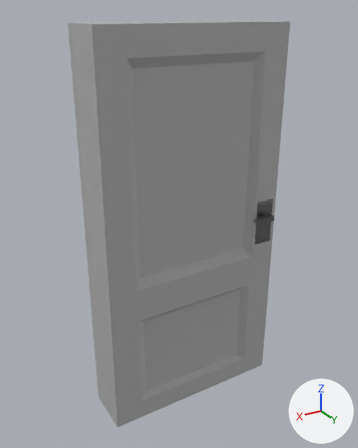
One commit to the Blender file blender/door.blend: the scene before it, then after it.
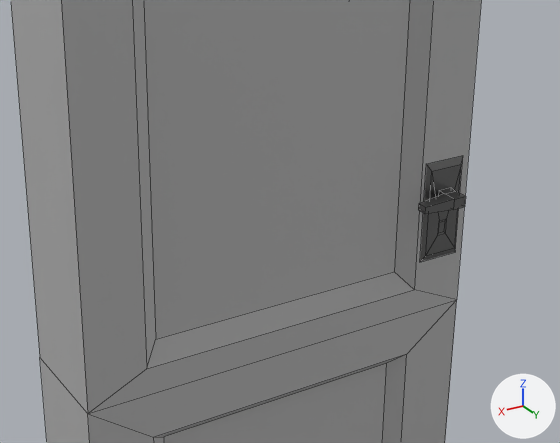
There are two pictures of each version: one whole from a 50 mm lens placed at (2.46, 3.99, 2.07), pointed at (0.04, -0.04, 0.05), one close up on the part from 20% to 88% of the width and 29% to 72% of the height. Lighting does not change. The marker at lower right points along +X, +Y and +Z. The last two pictures show the newer version. The close-ups show mesh edges as thin lines.

Script lines for the objects in view, before the commit:
```python
me_cube_001 = bpy.data.meshes.new('Cube.001')
me_cube_001.from_pydata(...)  # 44 vertices, 38 faces; spans x -0.9..0.9, y -1.08..1.05, z -0.97..0.97
me_cube_001.materials.append(mat_door)
me_cube_003 = bpy.data.meshes.new('Cube.003')
me_cube_003.from_pydata(...)  # 32 vertices, 27 faces; spans x -1.77..1.0, y -7.62..1.0, z -1.0..1.0
me_cube_003.materials.append(mat_handle)  # grey #808080
ob_door = bpy.data.objects.new('door', me_cube_001)
ob_door.location = (0.0, 0.0, 0.0)
ob_door.rotation_euler = (0.0, 0.0, 3.142)  # degrees (0, 0, 180)
ob_door.scale = (1.09, 0.25, 2.03)
ob_handle_b = bpy.data.objects.new('handle.b', me_cube_003)
ob_handle_b.location = (-0.834, 0.283, -0.005)
ob_handle_b.rotation_euler = (0.0, 0.0, 3.142)  # degrees (0, 0, 180)
ob_handle_b.scale = (0.108, 0.014, 0.247)
```
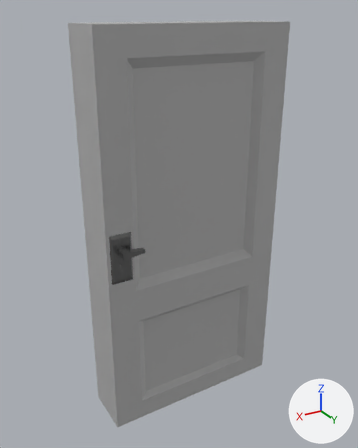
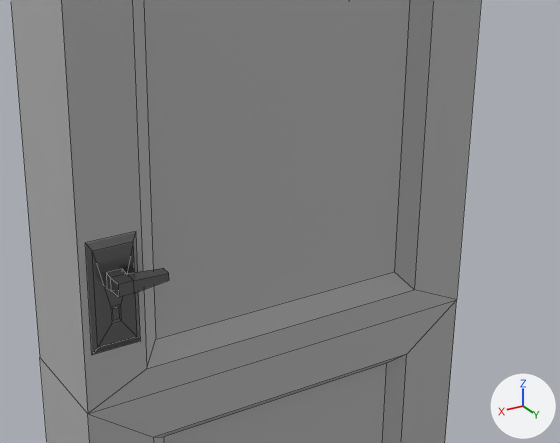
Commit message: Fixed doors

Where the newer file only moved an object's origin or applied its transform, the numbers keep the older frame.

Location of each change, [x1, y1, x2, y2] in pixels of the close-ups (560 x 443 px; the box of a moved part takes in the faces that stretch with it):
'handle.b', reshaped (73% wider, 16% taller): before [418, 156, 466, 262]; after [85, 232, 169, 355]
part 1 of me_cube_003, moved or reshaped: before [420, 156, 463, 262]; after [85, 232, 140, 355]
part 2 of me_cube_003, moved or reshaped: before [418, 187, 466, 214]; after [106, 268, 169, 297]

Diff of the bpy script that builds the scene:
```diff
--- a/blender/door.blend.py
+++ b/blender/door.blend.py
@@ me_cube_003 @@
 # used by ob_handle_b; location = (-0.834, 0.283, -0.005); rotation_euler = (0.0, 0.0, 3.142), in degrees (0, 0, 180); scale = (0.108, 0.014, 0.247)
-me_cube_003.from_pydata(...)  # 32 vertices, 27 faces; spans x -1.77..1.0, y -7.62..1.0, z -1.0..1.0
+me_cube_003.from_pydata(...)  # 32 vertices, 27 faces; spans x -16.45..-13.68, y -7.62..1.0, z -1.0..1.0
+# me_cube_003 part 1: the loose piece of 16 vertices spanning x -1.0..1.0, y -0.1..1.0, z -1.0..1.0 is mirrored in x about its middle, then moved by (-15.45, 0.0, 0.0)
+# me_cube_003 part 2: the loose piece of 16 vertices spanning x -1.77..0.32, y -7.62..-0.1, z 0.16..0.44 is mirrored in x about its middle, then moved by (-14.0, 0.0, 0.0)
 me_cube_003.materials.append(mat_handle)
```
